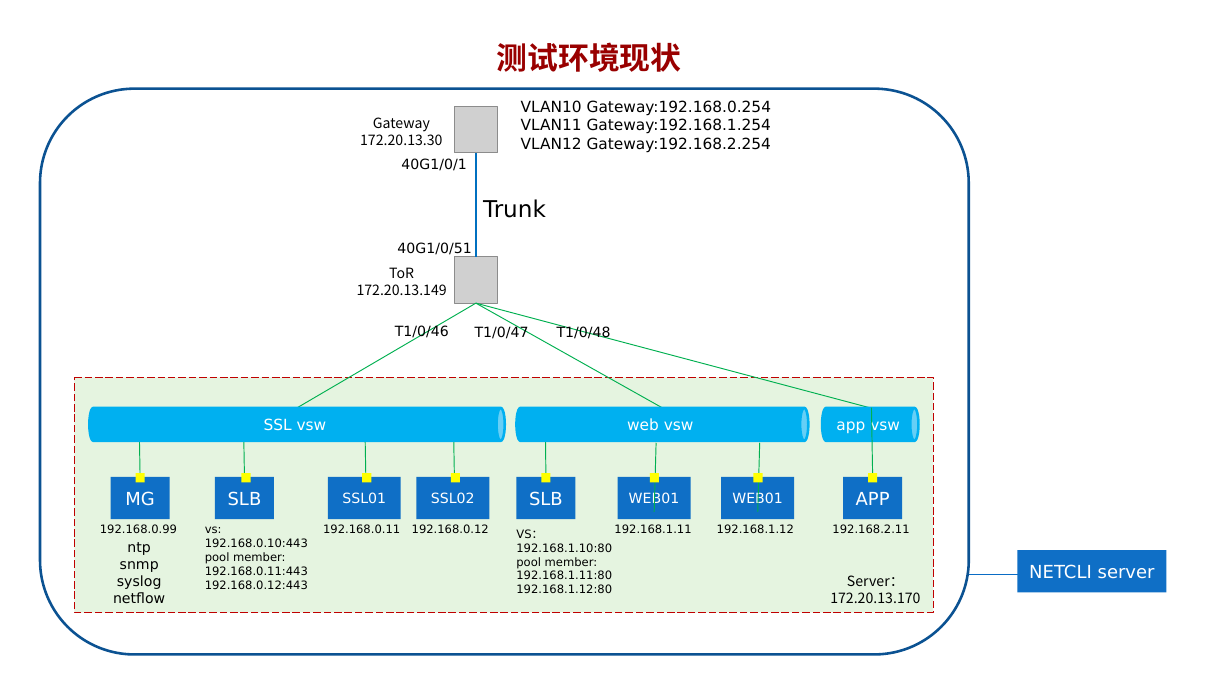
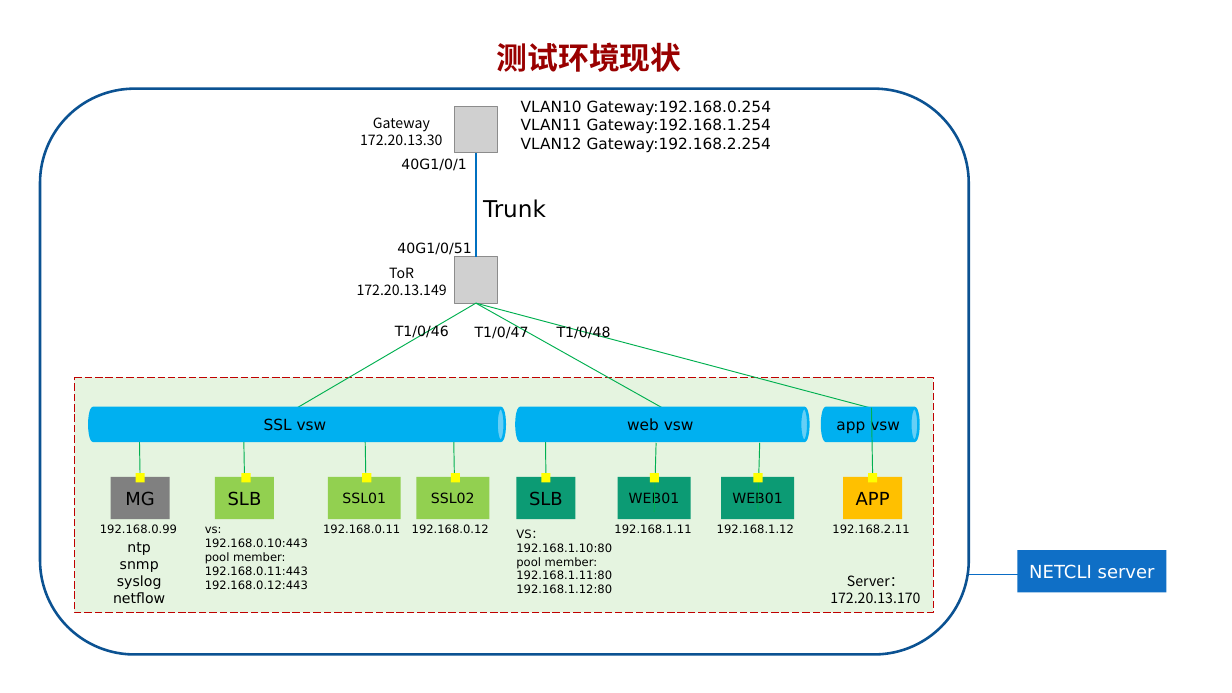
Before and after one commit to Matthewyin/NETCLI, a slide deck: slide 2 of testEnv/NETCLI.pptx. Drawn at 1232x693 pixels with LibreOffice and Linux fonts; fonts in the diff are those of the drawing; grey boxes stand for pictures. Boxes give left, top, right and bottom in pixels: in the first picture for what was removed or moved away, otherwise in the second. Text is boxed around its words. In the diff, an @@ line names an element or a change of style, - is before the commit and + after.

```diff
--- a/testEnv/NETCLI.pptx
+++ b/testEnv/NETCLI.pptx
@@ text colour #FFFFFF to #000000 in 3 elements at <box>823,408,919,441</box>, <box>517,408,809,441</box>, <box>90,408,506,441</box> @@
@@ rectangle "MG" at <box>111,477,170,519</box>: text colour #FFFFFF to #000000; fill #0F6FC6 to #808080 @@
@@ text colour #FFFFFF to #000000; fill #0F6FC6 to #92D050 in 3 elements at <box>215,477,274,519</box>, <box>417,477,490,519</box>, <box>328,477,401,519</box> @@
@@ text colour #FFFFFF to #000000; fill #0F6FC6 to #0C9B74 in 3 elements at <box>617,477,690,519</box>, <box>517,477,576,519</box>, <box>721,477,794,519</box> @@
@@ rectangle "APP" at <box>844,477,903,519</box>: text colour #FFFFFF to #000000; fill #0F6FC6 to #FFC000 @@
```
Also in this commit, not shown: 1 other slide changed, 1 other file.
